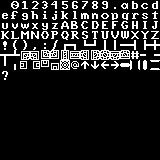
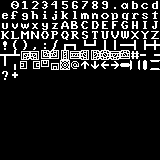
Before/after of a 160x160 layered artwork. What changed in the layer stack:
painted on "Background" over bbox(12, 72, 18, 78)
